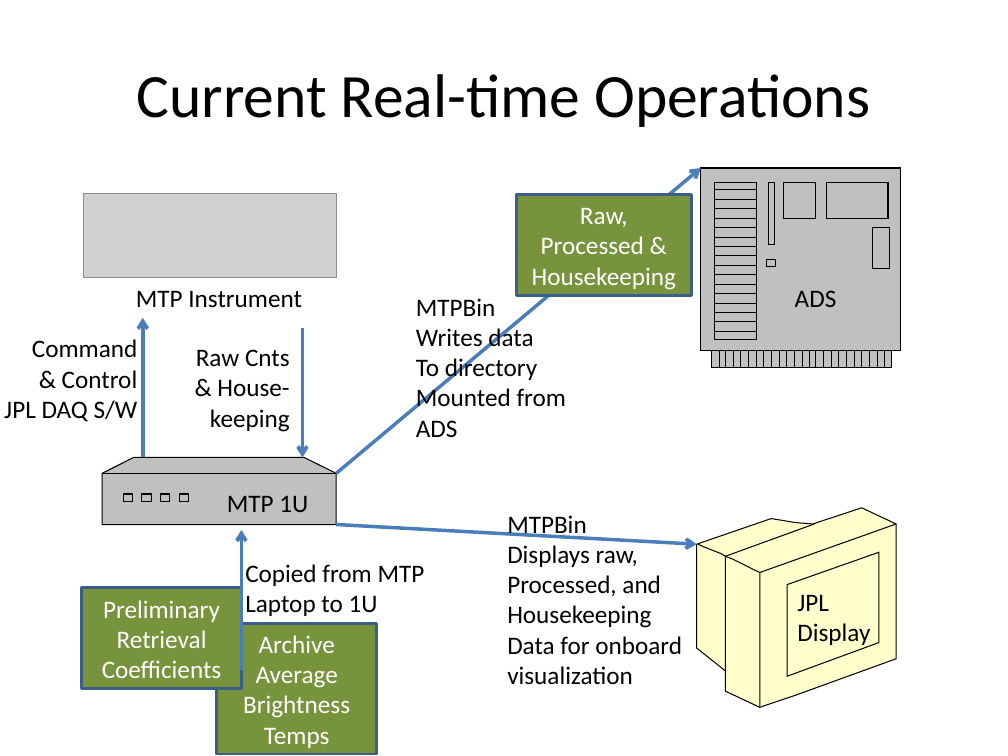
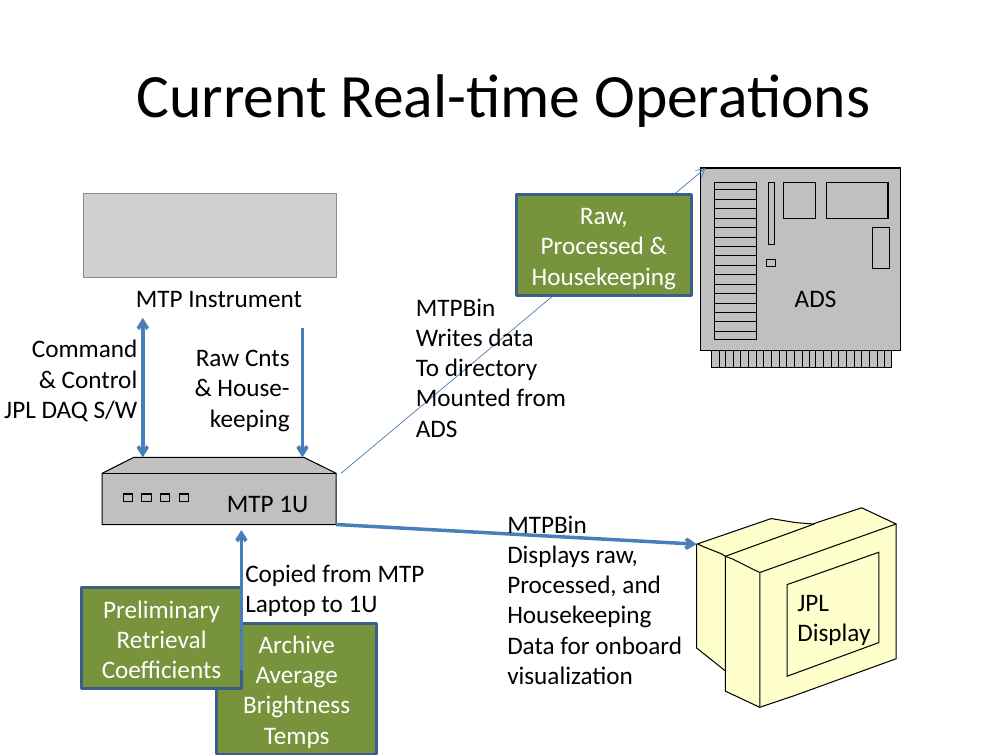
Before and after one commit to NCAR/nimbus, a slide deck: slide 3 of instruments/mtp/doc/MTP_OPS_20150902.pptx. Drawn at 1008x756 pixels with LibreOffice and Linux fonts; fonts in the diff are those of the drawing; grey boxes stand for pictures. Boxes give left, top, right and bottom in pixels: in the first picture for what was removed or moved away, otherwise in the second. Text is boxed around its words. In the diff, an @@ line names an element or a change of style, - is before the commit and + after.

Commit message:
Updates for clarity on current real-time ADS oriented operations.

```diff
--- a/instruments/mtp/doc/MTP_OPS_20150902.pptx
+++ b/instruments/mtp/doc/MTP_OPS_20150902.pptx
@@ arrow moved from (337, 474) - (701, 168) to (341, 474) - (706, 168) @@
@@ arrow (341, 474) - (706, 168): stroke #4B7EBC 2.5 pt to #4B7EBC 0.5 pt @@
@@ arrow (143, 458) - (143, 318): arrow to double arrow @@
```
Also in this commit, not shown: 1 other slide changed.
